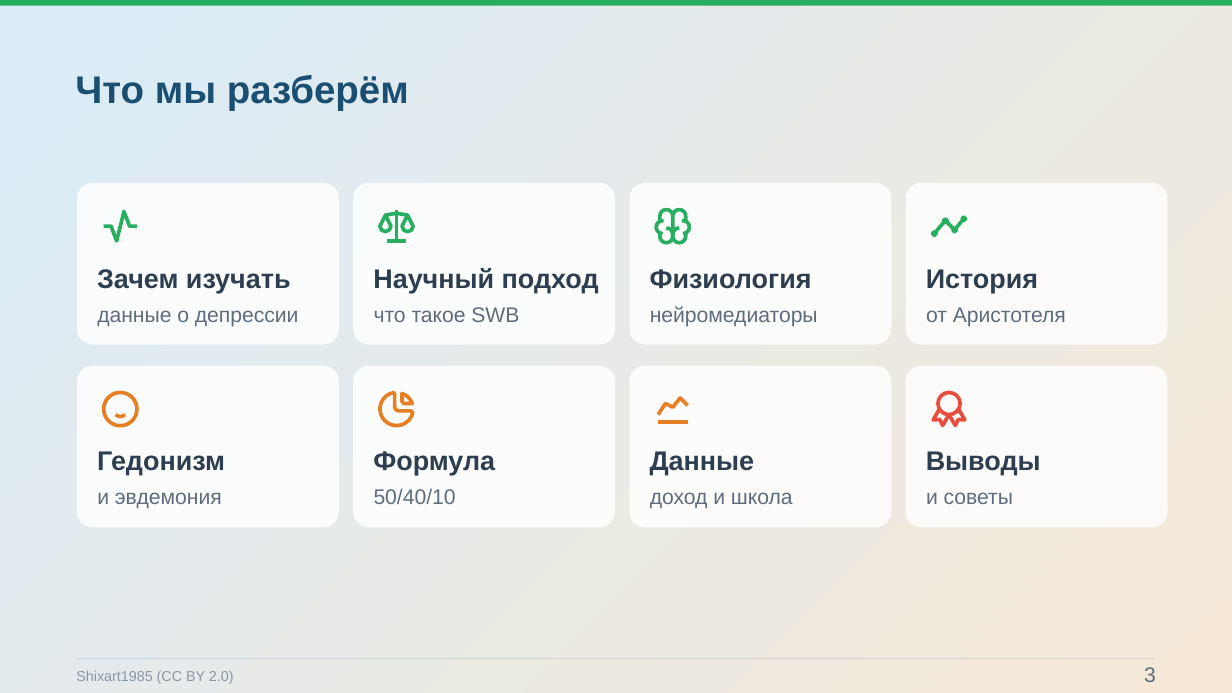
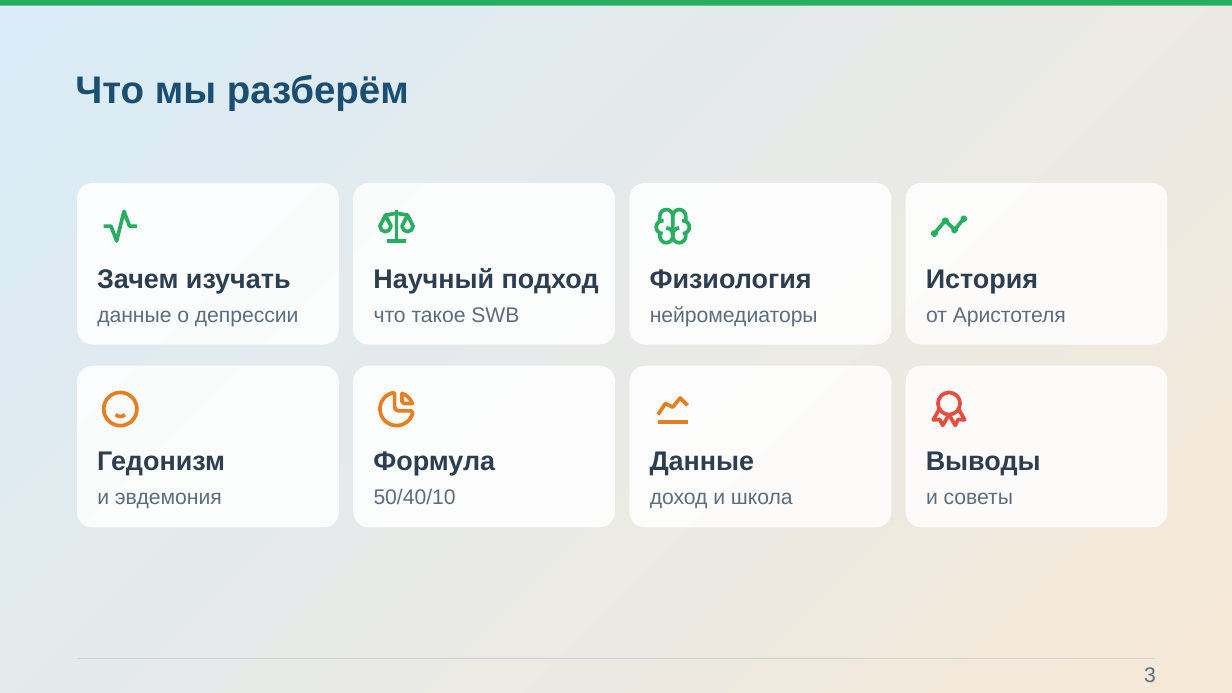
Before and after one commit to Pavel1778/Presentation-happy, a slide deck: slide 3 of Konceptsiya_schastya_static.pptx. Drawn at 1232x693 pixels with LibreOffice and Linux fonts; fonts in the diff are those of the drawing; background and template pictures are left out. Boxes give left, top, right and bottom in pixels: in the first picture for what was removed or moved away, otherwise in the second. Text is boxed around its words. In the diff, an @@ line names an element or a change of style, - is before the commit and + after.

```diff
--- a/Konceptsiya_schastya_static.pptx
+++ b/Konceptsiya_schastya_static.pptx
@@ text removed at (76, 671, 234, 684) @@
-Shixart1985 (CC BY 2.0)
```
Also in this commit, not shown: 10 other slides changed, 37 other files.
